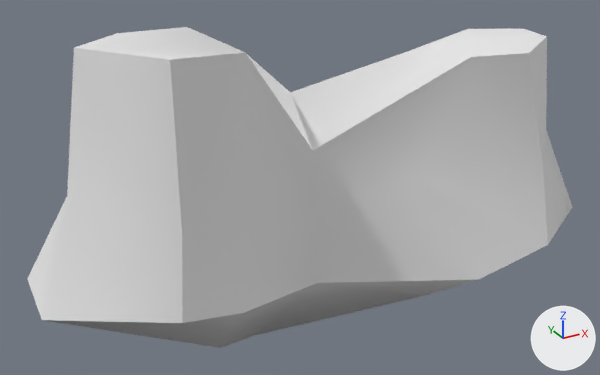
The OBJ model Assets/models/model_pillar_0.obj: old version first, new version second.
Both versions are drawn from a camera (50 mm lens) standing at (-12.19, -19.78, 11.29) and looking at (-1.54, -0.41, 1.61). The lights are fixed; the arrows at lower right show +X, +Y and +Z. Where no turn or scale is listed for an object, it has been applied to the vertices.

In view in the first picture: 'model_pillar_0'.
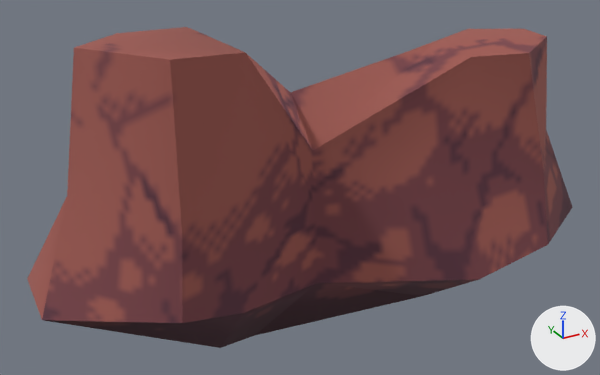
Boxes [x1, y1, x2, y2] around the edits, measured in the pictures (600 x 375 px):
'model_pillar_0', recoloured (grey to brown)
    both: [27, 27, 572, 348]

What changed in the scene script:
```text
Add img_tex_pillar_4_png:
    img_tex_pillar_4_png = load_image('tex_pillar_4.png', 'tex_pillar_4.png', 128, 128, 'sRGB')
Add mat_mtl_pillar_0:
    mat_mtl_pillar_0 = principled_material('mtl_pillar_0')
    mat_mtl_pillar_0.texture = img_tex_pillar_4_png
    mat_mtl_pillar_0.roughness = 1.0
Change me_model_pillar_0:
    where me_model_pillar_0.from_pydata(...)  # 42 vertices, 40 faces; spans x -9.2..8.1, y -4.6..2.8, z -3.1..6.5
    remove me_model_pillar_0.materials.append(mat_lambert8sg)  # white #e7e7e7
    add me_model_pillar_0.materials.append(mat_mtl_pillar_0)  # picture img_tex_pillar_4_png
```
